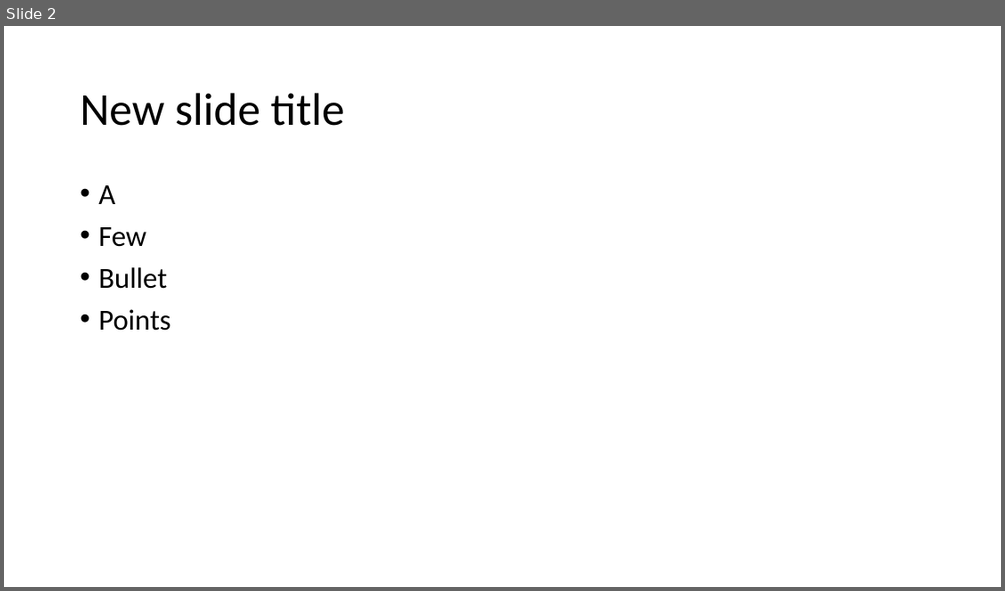
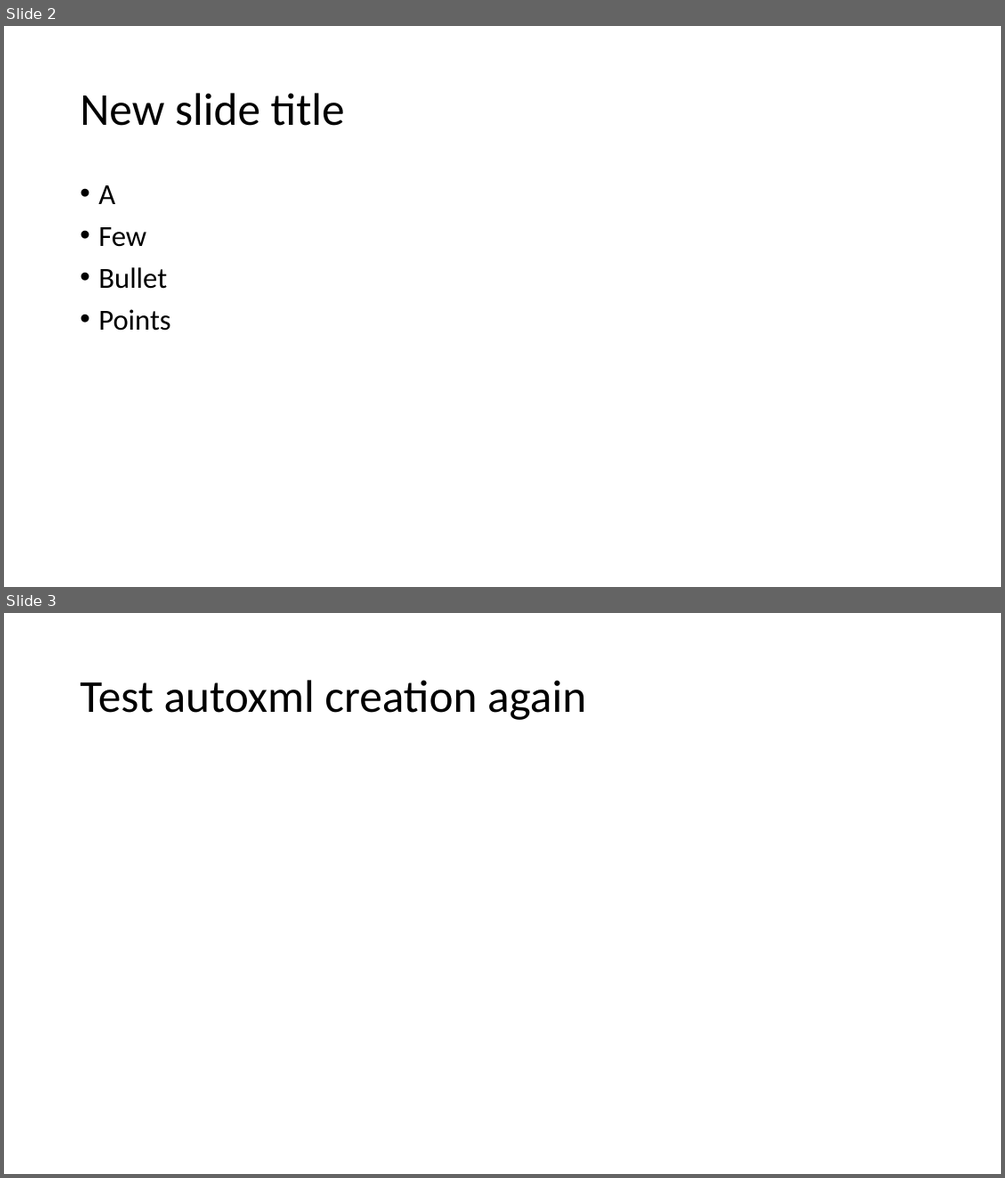
Before and after one commit to admivsn/powerpoint-test, a slide deck: Test.pptx. Shown one above the other, each under a label of ours: slide 2 before the commit, slides 2 and 3 after it. The pictures are 1005x591 and 1005x1178 pixels, drawn with LibreOffice and Linux fonts; fonts in the diff are those of the drawing. Boxes give left, top, right and bottom in pixels: in the first picture for what was removed or moved away, otherwise in the second. Text is boxed around its words. In the diff, an @@ line names an element or a change of style, - is before the commit and + after.

Commit message:
Try another update

```diff
--- a/Test.pptx
+++ b/Test.pptx
@@ slide 3 added at [4, 613, 1001, 1174], background #FFFFFF @@
@@ title added at [80, 680, 586, 720], 44 pt, text #000000 @@
+Test autoxml creation again
```
